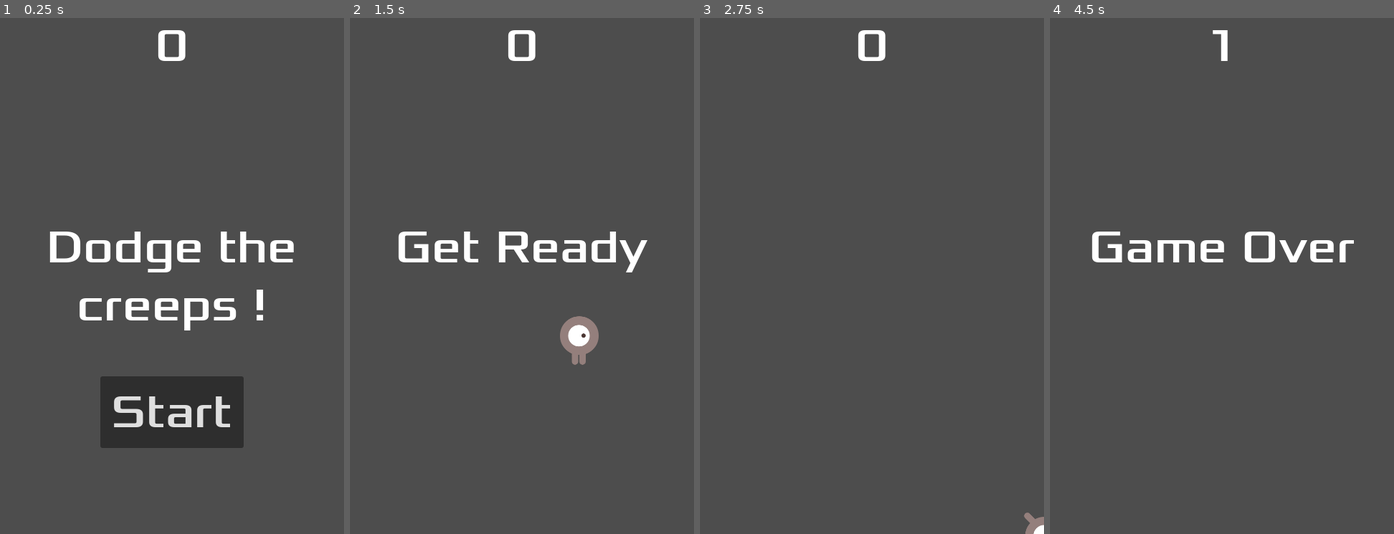
Above: before the commit, frames 1-4 (left to right).
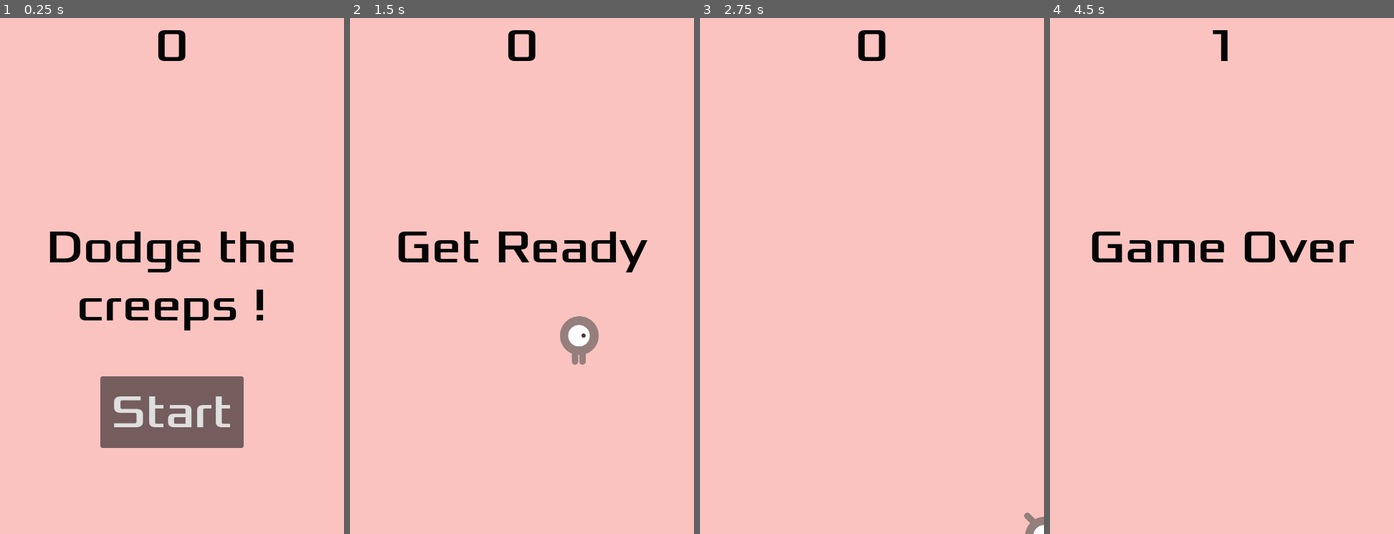
Above: after the commit, the same moments.

Repository: axel-paillaud/first-2d-game
Game: Godot game, scene res://main.tscn
The game is run twice, just before and just after one commit, with the same random seed, the same clock (stepped at 60 frames per second) and the same inputs.
Inputs:
- Up to frame 1 (0.25 s): no input
- Up to frame 2 (1.5 s): click "Start" at 0.5 s; tap Enter at 1.25 s; hold Right (move_right) from 1.28 s (still down)
- Up to frame 3 (2.75 s): release Right (move_right) at 2.03 s; hold Down (move_down) from 2.03 s (still down)
- Up to frame 4 (4.5 s): release Down (move_down) at 2.78 s; hold Right (move_right) 2.78-3.53 s; hold Up (move_up) 3.53-4.28 s; hold Left (move_left) from 4.28 s (still down)

The runs differ from the first frame. In frame 1, 99% of the frame differs, in the area x 0-100%, y 0-100%; in frame 2, 99%; in frame 3, 100%; in frame 4, 100%.

Commit message:
add bg color, set text color to (almost) black

Diff:
--- a/hud.tscn
+++ b/hud.tscn
@@ -14,6 +14,7 @@
 offset_right = 45.0
 offset_bottom = 78.0
 grow_horizontal = 2
+theme_override_colors/font_color = Color(0.0196078, 0.0196078, 0.0196078, 1)
 theme_override_fonts/font = ExtResource("1_fhp20")
 theme_override_font_sizes/font_size = 64
 text = "0"
@@ -32,6 +33,7 @@
 grow_horizontal = 2
 grow_vertical = 2
 size_flags_horizontal = 4
+theme_override_colors/font_color = Color(0.0196078, 0.0196078, 0.0196078, 1)
 theme_override_fonts/font = ExtResource("1_fhp20")
 theme_override_font_sizes/font_size = 64
 text = "Dodge the creeps !"
--- a/main.tscn
+++ b/main.tscn
@@ -14,6 +14,14 @@
 [node name="Main" type="Node"]
 script = ExtResource("1_fp1sg")
 mob_scene = ExtResource("2_yragw")
+
+[node name="BackGroundColor" type="ColorRect" parent="."]
+anchors_preset = 15
+anchor_right = 1.0
+anchor_bottom = 1.0
+grow_horizontal = 2
+grow_vertical = 2
+color = Color(0.984314, 0.764706, 0.752941, 1)
 
 [node name="Player" parent="." instance=ExtResource("1_hr1kg")]
 
